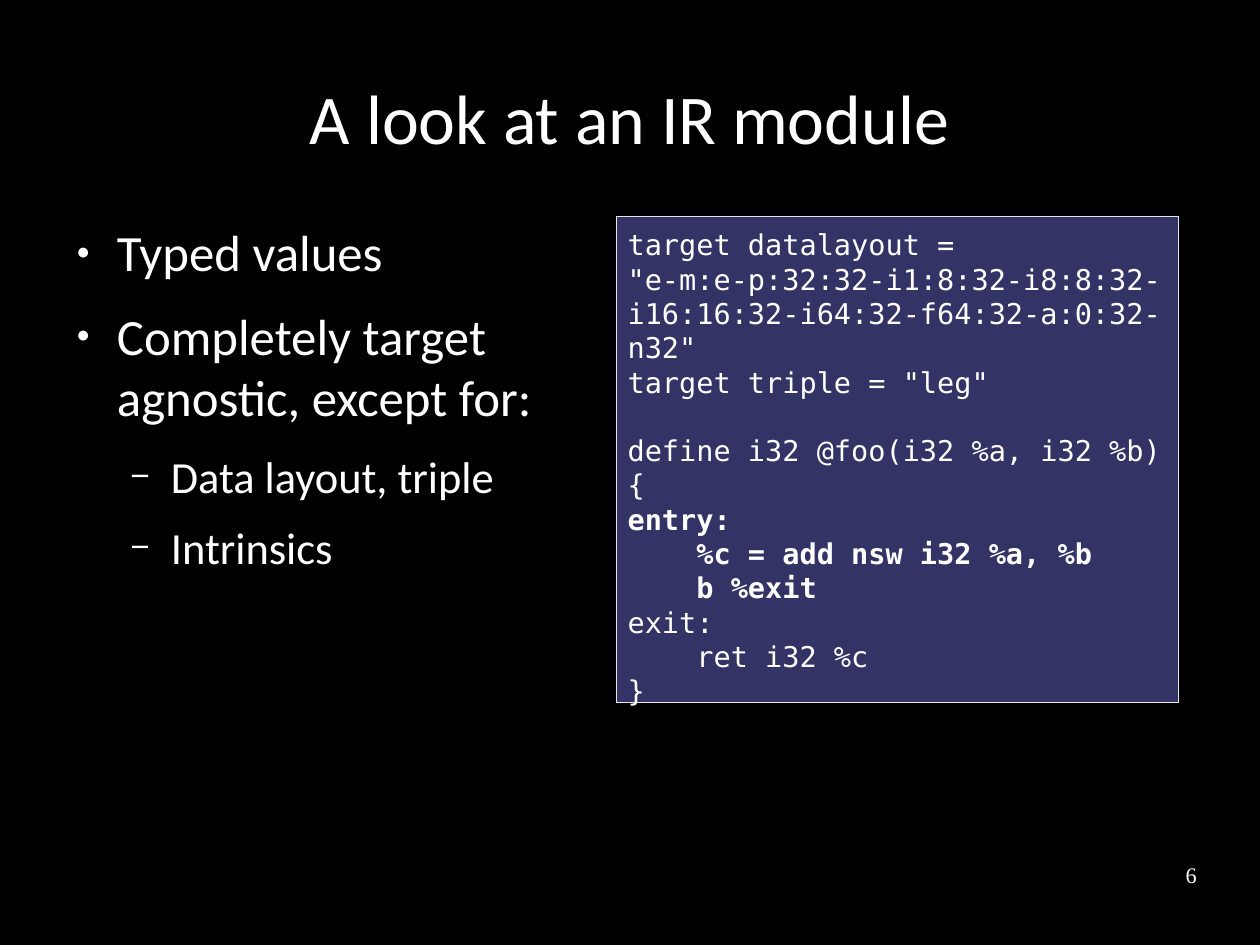
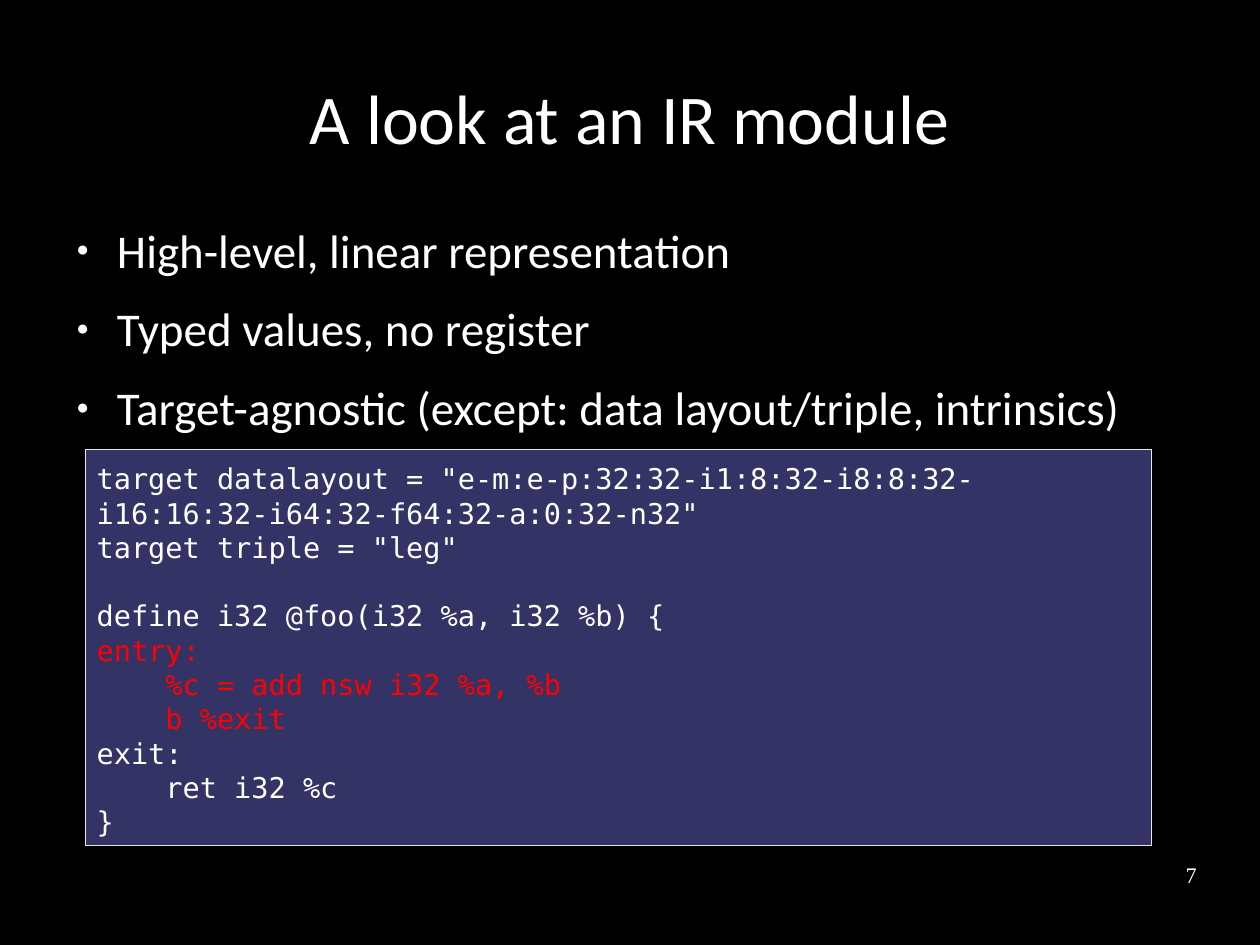
Before and after one commit to frasercrmck/llvm-leg, a slide deck: slide 7 of docs/Codeplay/Slides.odp (slide 6 before the commit). Drawn at 1260x945 pixels with LibreOffice and Linux fonts; fonts in the diff are those of the drawing. Boxes give left, top, right and bottom in pixels: in the first picture for what was removed or moved away, otherwise in the second. Text is boxed around its words. In the diff, an @@ line names an element or a change of style, - is before the commit and + after.

```diff
--- a/docs/Codeplay/Slides.odp
+++ b/docs/Codeplay/Slides.odp
@@ text at (x1=117, y1=235, x2=1119, y2=433): text changed; size 32 to 29.6 pt @@
-● Typed values
-● Completely target agnostic, except for:
-  − Data layout, triple
-  − Intrinsics
+● High-level, linear representation
+● Typed values, no register
+● Target-agnostic (except: data layout/triple, intrinsics)
@@ rectangle "target datalayout = "e-m:e-p:32:32-i1:8:32-i8:8:32-i16:16:32 ..." resized from (x1=616, y1=216, x2=1179, y2=703) to (x1=86, y1=450, x2=1153, y2=846) @@
@@ text in rectangle at (x1=97, y1=467, x2=974, y2=525): text changed @@
-target datalayout =
-"e-m:e-p:32:32-i1:8:32-i8:8:32-i16:16:32-i64:32-f64:32-a:0:32-n32"
+target datalayout = "e-m:e-p:32:32-i1:8:32-i8:8:32-i16:16:32-i64:32-f64:32-a:0:32-n32"
@@ text in rectangle at (x1=97, y1=604, x2=630, y2=631): text changed @@
-define i32 @foo(i32 %a, i32 %b)
-{
+define i32 @foo(i32 %a, i32 %b) {
@@ text in rectangle at (x1=97, y1=641, x2=561, y2=730): text colour #FFFFFF to #FF0000, bold off in "entry:", "%c = add nsw i32 %a, %b", "b %exit" @@
@@ page number at (x1=1186, y1=868, x2=1197, y2=883): text changed @@
-6
+7
```
Also in this commit, not shown: 33 other slides changed, 4 slides added, 1 slide removed.
